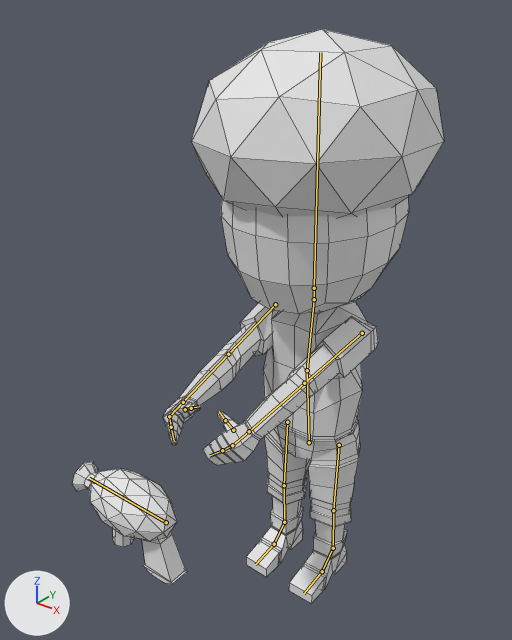
Two versions of the Blender file 3D Blender Models/Playable Characters/CoopYellowCharacter.blend, one commit apart.
Rendered twice from a 50 mm lens placed at (8.79, -13.29, 15.44), pointed at (-0.48, -1.69, 8.26). Lighting does not change. The marker at lower left points along +X, +Y and +Z. The bones that bend it are drawn over the model as lines. Mesh edges are drawn as thin lines.

The first picture shows 'Cube', 'Gun'.
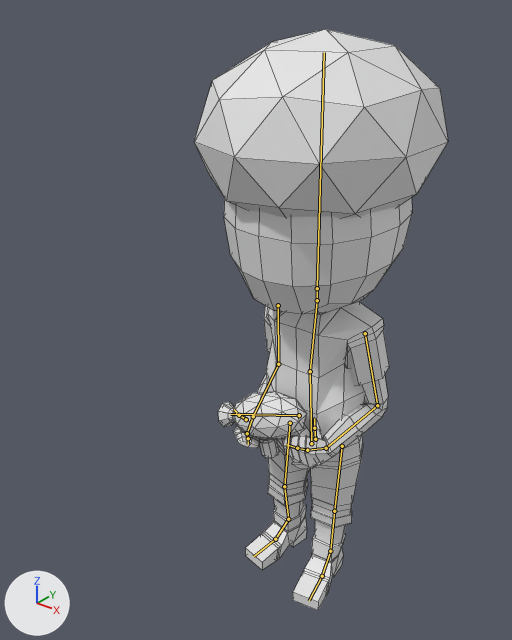
The newer file adds an action. The first version stands in its rest pose; the second is drawn at frame 1 of the action 'IdleCycle'.

The change, as a diff of the scene's bpy script:
```diff
--- a/3D Blender Models/Playable Characters/CoopYellowCharacter.blend.py
+++ b/3D Blender Models/Playable Characters/CoopYellowCharacter.blend.py
@@ bone_stomach @@
 bone_stomach = bpy.data.objects['Armature'].pose.bones['Stomach']  # child of 'Root'
-bone_stomach.location = (0.0, 0.0, 0.0)
+bone_stomach.location = (-0.09, 0.0, 0.0)
@@ bone_hand_l @@
 bone_hand_l = bpy.data.objects['Armature'].pose.bones['Hand.L']  # child of 'Lower Arm.L'
-bone_hand_l.rotation_quaternion = (1.0, 0.0, 0.0, 0.0)  # degrees (0, 0, 0)
+bone_hand_l.rotation_quaternion = (0.987, -0.028, 0.063, -0.148)  # degrees (-4, 7, -17)
@@ bone_hand_r_001 @@
 bone_hand_r_001 = bpy.data.objects['Armature'].pose.bones['Hand.R.001']  # child of 'Lower Arm.R'
-bone_hand_r_001.rotation_quaternion = (1.0, 0.0, 0.0, 0.0)  # degrees (0, 0, 0)
+bone_hand_r_001.rotation_quaternion = (0.86, -0.059, 0.506, 0.021)  # degrees (-10, 61, -3)
@@ bone_leg_control_l @@
 bone_leg_control_l = bpy.data.objects['Armature'].pose.bones['Leg Control.L']  # child of 'Root'
-bone_leg_control_l.location = (0.0, 0.0, 0.0)
-bone_leg_control_l.rotation_quaternion = (1.0, 0.0, 0.0, 0.0)  # degrees (0, 0, 0)
+bone_leg_control_l.location = (-0.06, 0.17, 0.0)
+bone_leg_control_l.rotation_quaternion = (0.996, 0.0, 0.0, -0.087)  # degrees (0, 0, -10)
@@ bone_leg_control_r @@
 bone_leg_control_r = bpy.data.objects['Armature'].pose.bones['Leg Control.R']  # child of 'Root'
-bone_leg_control_r.location = (0.0, 0.0, 0.0)
-bone_leg_control_r.rotation_quaternion = (1.0, 0.0, 0.0, 0.0)  # degrees (0, 0, 0)
+bone_leg_control_r.location = (0.09, -0.14, -0.03)
+bone_leg_control_r.rotation_quaternion = (0.996, 0.0, 0.0, 0.087)  # degrees (0, 0, 10)
@@ bone_weapon @@
 bone_weapon = bpy.data.objects['Armature'].pose.bones['Weapon']
-bone_weapon.location = (0.0, 0.0, 0.0)
-bone_weapon.rotation_quaternion = (1.0, 0.0, 0.0, 0.0)  # degrees (0, 0, 0)
+bone_weapon.location = (-0.03, 0.19, -4.65)
+bone_weapon.rotation_quaternion = (0.985, 0.016, -0.04, 0.166)  # degrees (1, -5, 19)
@@ bone_weaponhandle1 @@
 bone_weaponhandle1 = bpy.data.objects['Armature'].pose.bones['WeaponHandle1']  # child of 'Weapon'
-bone_weaponhandle1.location = (0.0, 0.0, 0.0)
+bone_weaponhandle1.location = (-0.23, -0.63, -0.02)
@@ bone_weaponhandle2 @@
 bone_weaponhandle2 = bpy.data.objects['Armature'].pose.bones['WeaponHandle2']  # child of 'Weapon'
-bone_weaponhandle2.location = (0.0, 0.0, 0.0)
+bone_weaponhandle2.location = (0.41, -0.84, 0.26)
```

Location of each change, (x1, y1, x2, y2) in pixels of the pictures (512 x 640 px):
'Cube', posed (10% narrower)
    before: (163, 29, 444, 604)
    after: (194, 29, 448, 610)
'Gun', posed (11% narrower, 36% shorter)
    before: (72, 462, 187, 584)
    after: (218, 391, 320, 469)
bone 'Stomach', root to tip
    before: (309, 442) to (307, 370)
    after: (311, 443) to (310, 371)
bone 'Hand.L', root to tip
    before: (249, 431) to (232, 445)
    after: (326, 448) to (307, 450)
bone 'Hand.R.001', root to tip
    before: (183, 402) to (169, 416)
    after: (253, 416) to (247, 433)
bone 'Weapon', root to tip
    before: (166, 522) to (89, 478)
    after: (299, 415) to (230, 414)
